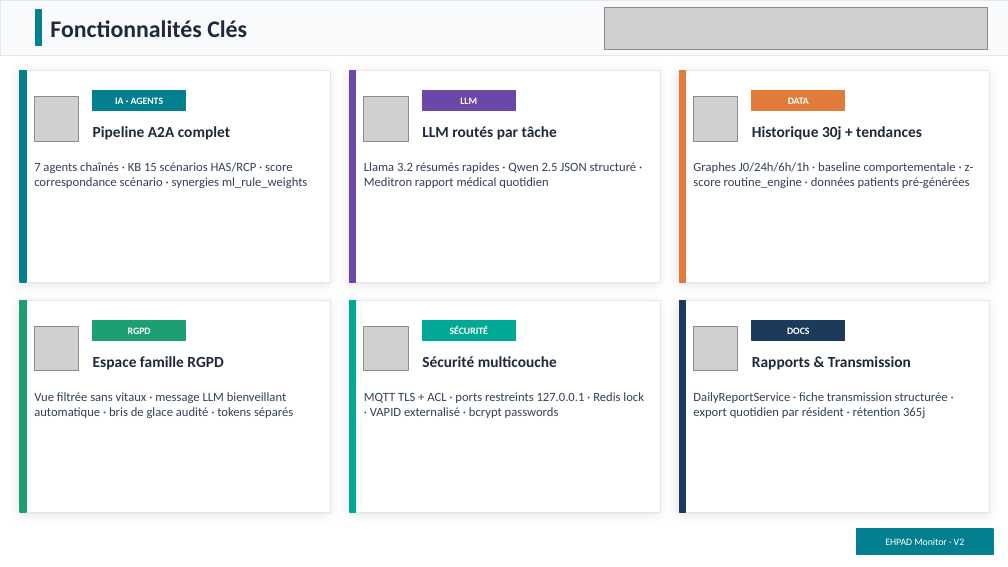
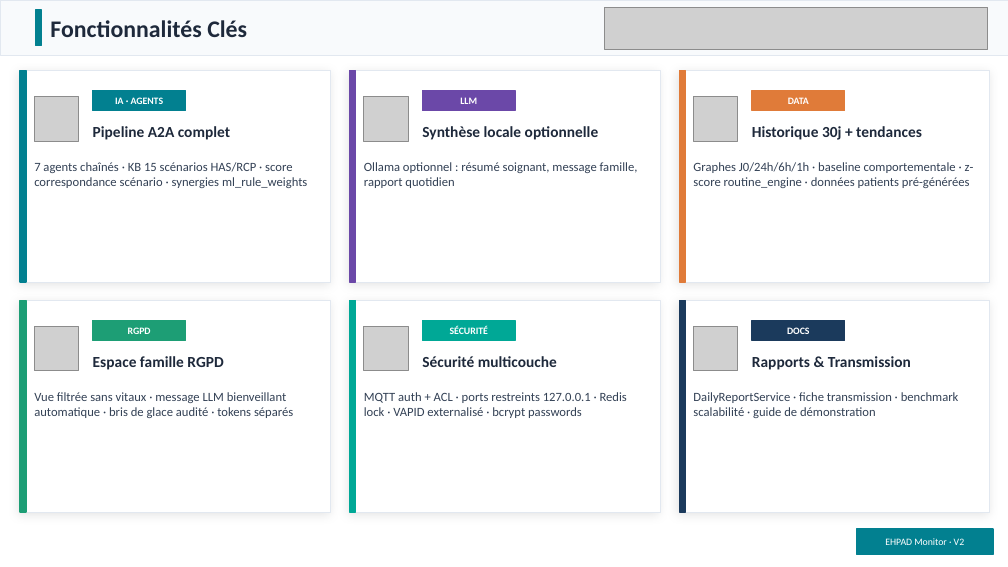
Before and after one commit to Faucourt/epitech_mba2_ehpadMonitor, a slide deck: slide 10 of EHPAD_Monitor.pptx. Drawn at 1008x567 pixels with LibreOffice and Linux fonts; fonts in the diff are those of the drawing; grey boxes stand for pictures. Boxes give left, top, right and bottom in pixels: in the first picture for what was removed or moved away, otherwise in the second. Text is boxed around its words. In the diff, an @@ line names an element or a change of style, - is before the commit and + after.

```diff
--- a/EHPAD_Monitor.pptx
+++ b/EHPAD_Monitor.pptx
@@ text at (422, 126, 599, 140): text changed @@
-LLM routés par tâche
+Synthèse locale optionnelle
@@ text at (364, 162, 638, 188): text changed @@
-Llama 3.2 résumés rapides · Qwen 2.5 JSON structuré · Meditron rapport médical quotidien
+Ollama optionnel : résumé soignant, message famille, rapport quotidien
@@ text at (364, 392, 627, 418): text changed @@
-MQTT TLS + ACL · ports restreints 127.0.0.1 · Redis lock · VAPID externalisé · bcrypt passwords
+MQTT auth + ACL · ports restreints 127.0.0.1 · Redis lock · VAPID externalisé · bcrypt passwords
@@ text at (693, 392, 959, 418): text changed @@
-DailyReportService · fiche transmission structurée · export quotidien par résident · rétention 365j
+DailyReportService · fiche transmission · benchmark scalabilité · guide de démonstration
```
Also in this commit, not shown: 11 other slides changed, 1 slide added, 1 slide removed.
